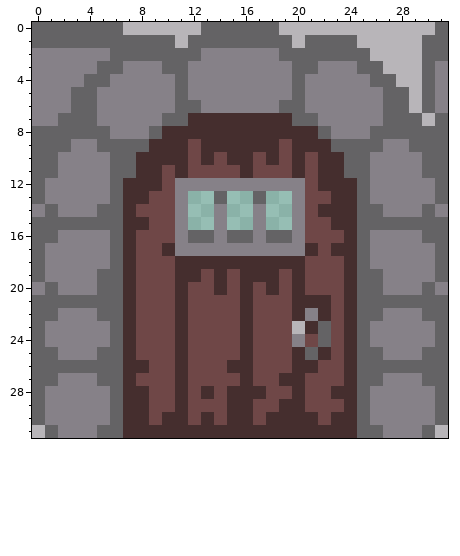
Pixel-art sprite, stored at Images/door.png. This is how it looked before the edit.
The file is 64x64 pixels, drawn in blocks of 2x2; one block is one cell here.
New version:
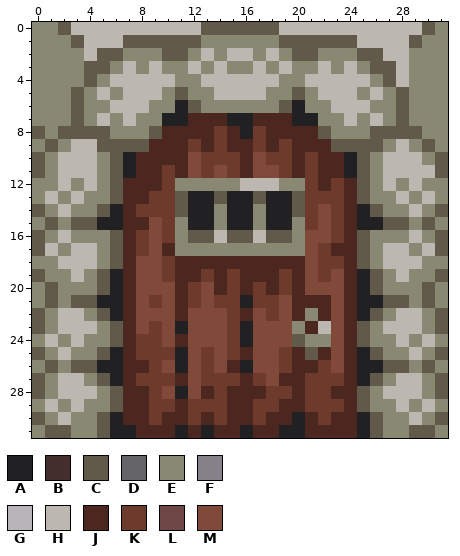
Palette (. is transparent): A #212123  B #452e2e  C #615a4b  D #646365  E #898873  F #868188  G #b8b5b9  H #bdb7b1  J #4b2720  K #6d3a2c  L #6f4747  M #80493a
Diff:
Changed rows in their new state; - is an unchanged pixel.
first column x 0:
 0 EECHHHHHHHHHHCCCCCCHHHHHHHHHHHCE
 1 EEECHHHCCCCCCEEEEEECCCCCCHHHHCEE
 2 EEEEHCCEEECCEHEHHEHECCEEECCHHEEE
 3 EEEECCEHEHEEHEHEEHEHEEHEHECCHEEE
 4 EEEECEHHHHHEEHHHHHHEEHHHHHECHEEE
 5 EEECEHEHHHECEEHHHHEECEHHHEHECEEE
 6 EEECEEHHHEEACEEEEEECAEEHHHEECEEE
 7 EEECEHEHEEAAJJJAAJJJAAEEHEHECEEE
 8 CECCCCEEECJJJJKJAKJJJJCEEECCCCEE
 9 ECEHHCCCCJJJKJKJJKJKJJJCCCCEHECE
10 CEHHHECAJJJJMKKKJMKKJKJJACEHHHEC
11 CEHHHECAJJKJMKMKJMMKJKJJACEHHHHC
12 EEHEHECJJJKEEEEEHHHEEKJKJCEHEHEE
13 EHEHEECJJKKCAACAACAACKKKJCEEHEHE
14 CEHEECAJKKKCAAEAAEAACKMKJACEEHEC
15 ECECCAAJJMKEAAEAAEAAEKMKJAACCECE
16 CEHEEECJKMKECCHCCHCCEMMKJCEEEHEC
17 CHEHHECJKMJEEEEEEEEEEMKJJCEHHEHC
18 EEHHHECJMMKJJJJJJJJJJMKKJCEHHHEE
19 CEEHECAJMMKJJKJKJJJKJMKMJACEHEEC
20 ECEEECAJMMMJKMJKJKJKJMMMJACEEECE
21 ECECCAAJMKMJKMKKAKKMJJJMJAACCECE
22 CEHHECAJMMMJMMMKJMKMJEJMJACEHHEC
23 CEHHHECJMKMAMMMKAMMMEJHMJCEHHHEC
24 EHEHEECJKKMJMMMKAMMMCEEMJCEEHEHE
25 CEHEECAJKKKAMKMKJMMKJCJMJACEEHEC
26 ECECCAAJJKMAMKMJAMMKJJKMJAACCECE
27 CEHHECAJKKKJMKKKJKMJJKKKJACEHHEC
28 CEHHHECJJKMAMJKJJJKKJKKJJCEHHHEC
29 EHEHEECJJKKJKKKJJKKJJKKKJCEEHEHE
30 CEHEECAJJKJJKJKJJKJJAJKJJACEEHEC
31 ECCEECAAJJJAJAJJAJJAAJJJJACEECCE
Where, in picture pixels (left, top, right, bottom), the same in both pictures:
changed: (32, 22, 448, 438)
